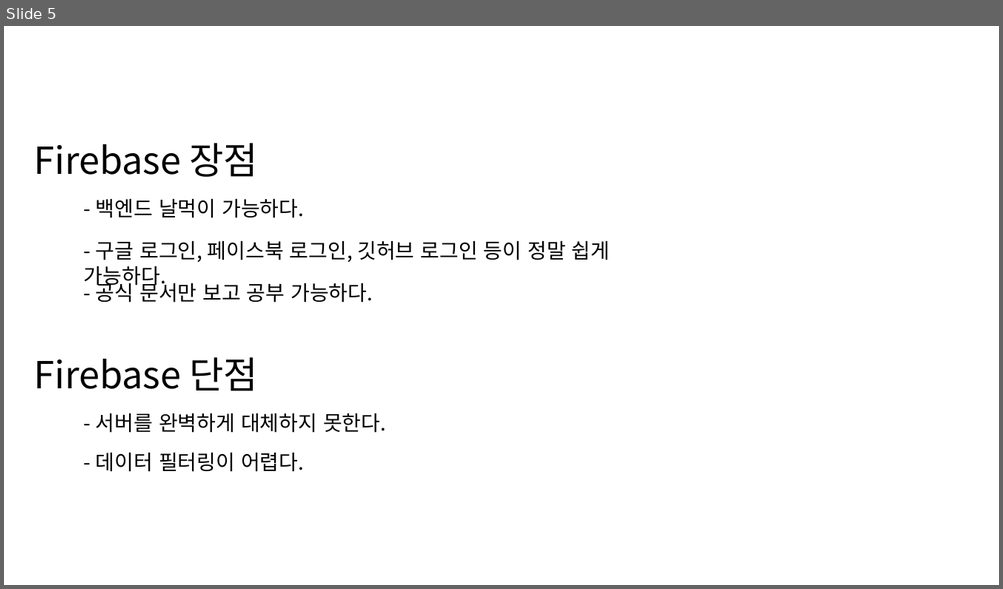
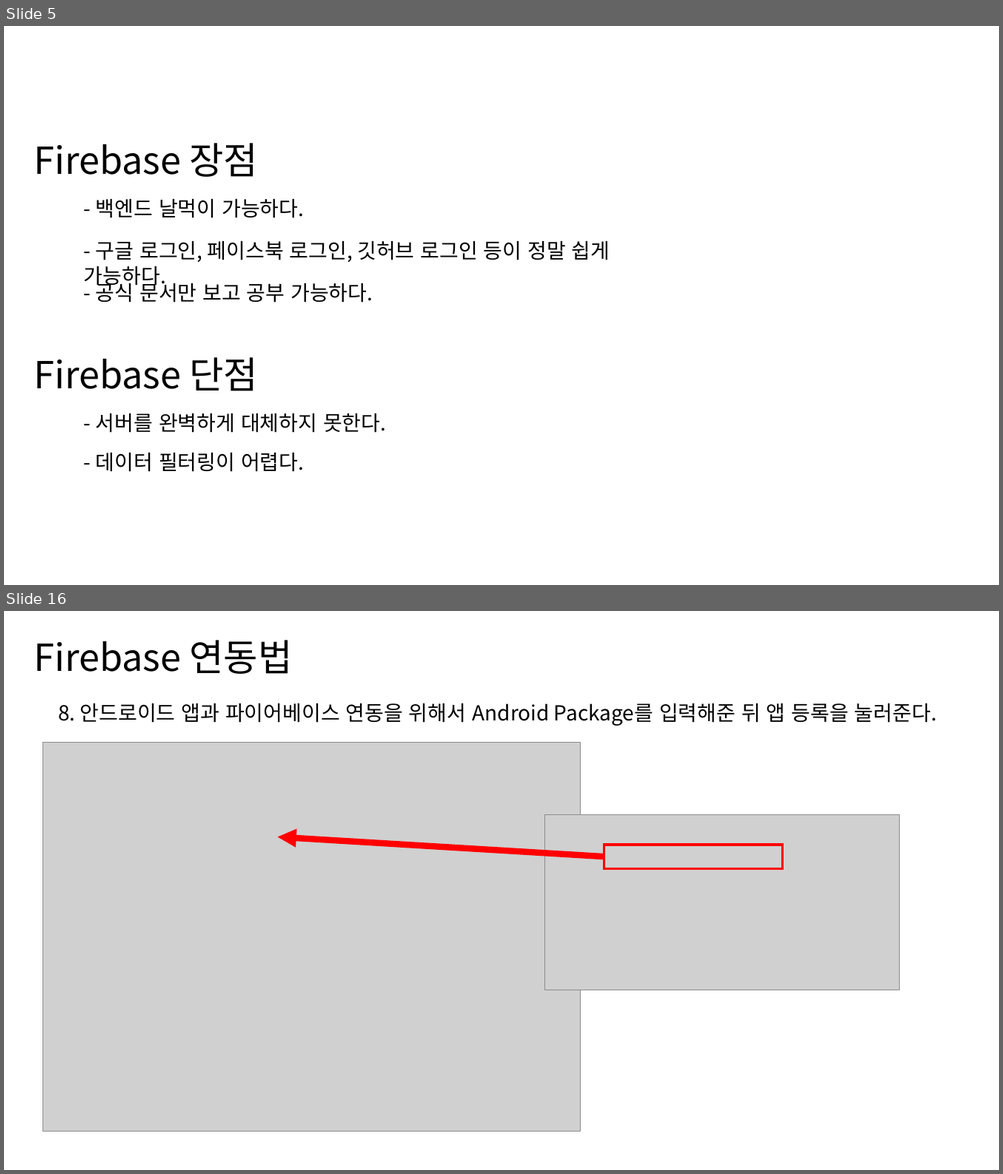
Before and after one commit to ckstmznf/2022-EDCAN-Class, a slide deck: PPT/2. Firebase/Firebase.pptx. Shown one above the other, each under a label of ours: slide 5 before the commit, slides 5 and 16 after it; the slides between them are not shown. The pictures are 1003x589 and 1003x1174 pixels, drawn with LibreOffice and Linux fonts; fonts in the diff are those of the drawing; grey boxes stand for pictures. Boxes give left, top, right and bottom in pixels: in the first picture for what was removed or moved away, otherwise in the second. Text is boxed around its words. In the diff, an @@ line names an element or a change of style, - is before the commit and + after.

```diff
--- a/PPT/2. Firebase/Firebase.pptx
+++ b/PPT/2. Firebase/Firebase.pptx
@@ slide 16 added at [4,611,999,1170], background #FFFFFF @@
@@ text added at [34,640,293,674], 36 pt, text #000000 @@
+Firebase 연동법
@@ text added at [58,703,936,726], 20 pt, text #000000 @@
+8. 안드로이드 앱과 파이어베이스 연동을 위해서 Android Package를 입력해준 뒤 앱 등록을 눌러준다.
@@ picture added at [42,742,580,1132] @@
@@ picture added at [545,815,899,991] @@
@@ arrow added from (604, 857) to (278, 837), #FF0000 6 pt @@
@@ rectangle added at [604,845,782,869], outline #FF0000 2.25 pt @@
```
Also in this commit, not shown: 5 slides changed, 11 other slides added, 8 slides removed, 52 other files.
